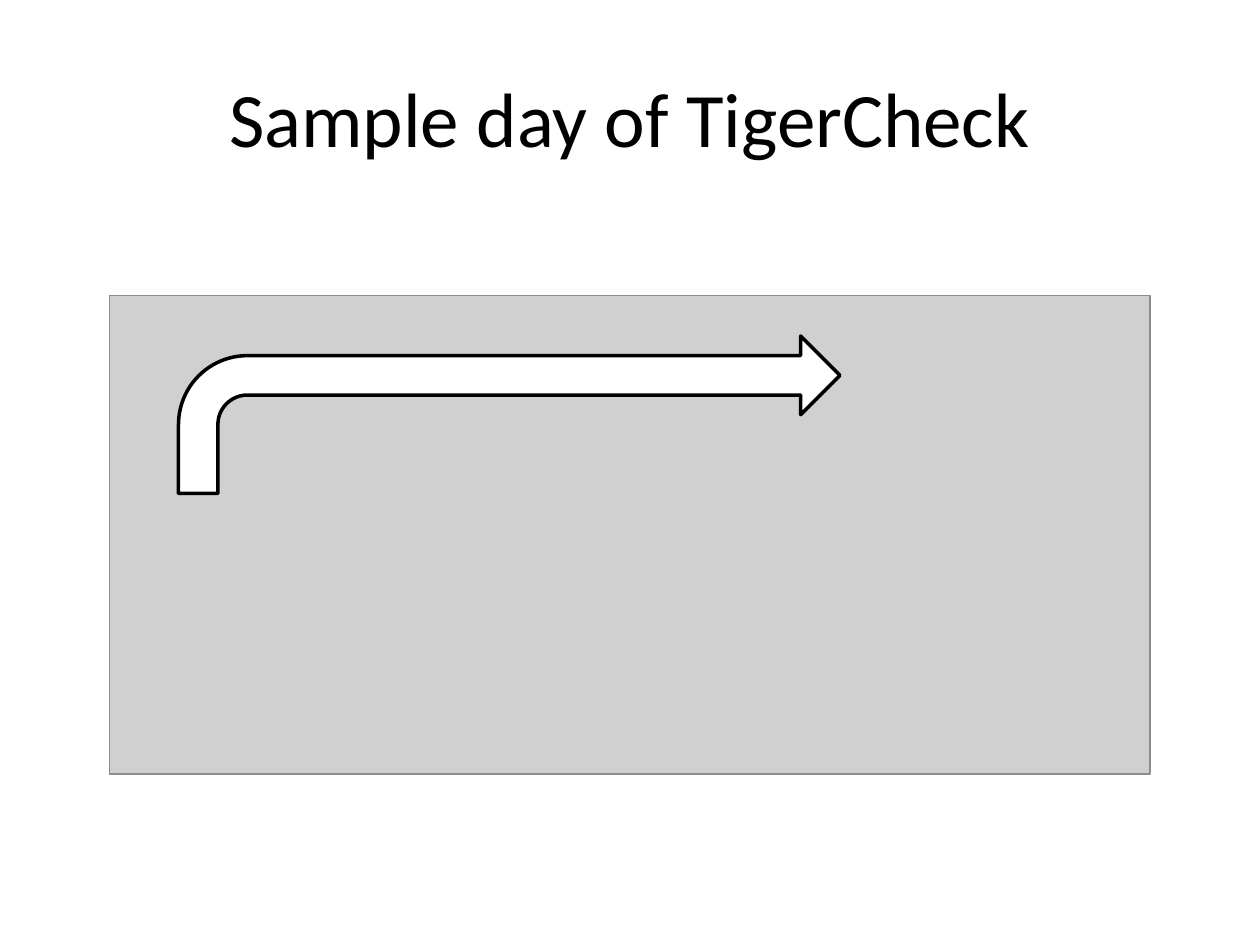
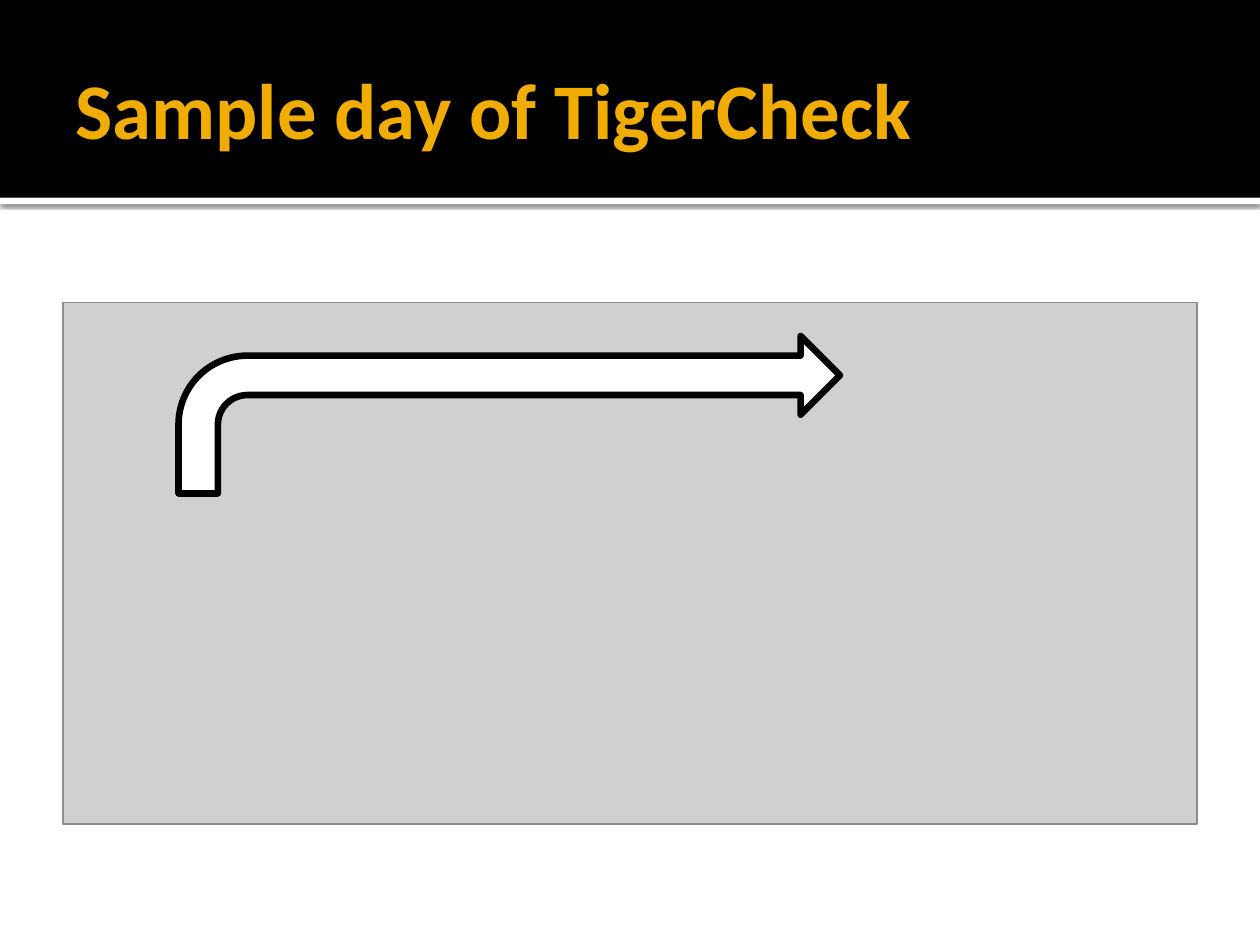
Before and after one commit to TigerCheck/TigerCheck, a slide deck: slide 6 of tigercheck Architectural Spike presentation.pptx. Drawn at 1260x945 pixels with LibreOffice and Linux fonts; fonts in the diff are those of the drawing; grey boxes stand for pictures. Boxes give left, top, right and bottom in pixels: in the first picture for what was removed or moved away, otherwise in the second. Text is boxed around its words. In the diff, an @@ line names an element or a change of style, - is before the commit and + after.

Commit message:
Arch Spike Presentation
Final with design

```diff
--- a/tigercheck Architectural Spike presentation.pptx
+++ b/tigercheck Architectural Spike presentation.pptx
@@ rectangle added at (0,0,1260,198), fill #000000 @@
@@ title "Sample day of TigerCheck": place and size @@
-title "Sample day of TigerCheck" at (229,93,1029,161)
+title "Sample day of TigerCheck" at (76,83,911,153)
@@ title "Sample day of TigerCheck" at (76,83,911,153): size 44 to 45 pt, text colour #000000 to #F0AD00, bold on; alignment centre to left @@
@@ rectangle added at (0,198,1260,204), fill #FFFFFF @@
@@ picture: place and size @@
-picture at (110,296,1150,775)
+picture at (63,302,1197,824)
@@ bent arrow at (179,336,840,494): outline #000000 2 pt to #000000 3.78 pt @@
```
Also in this commit, not shown: 7 other slides changed.
